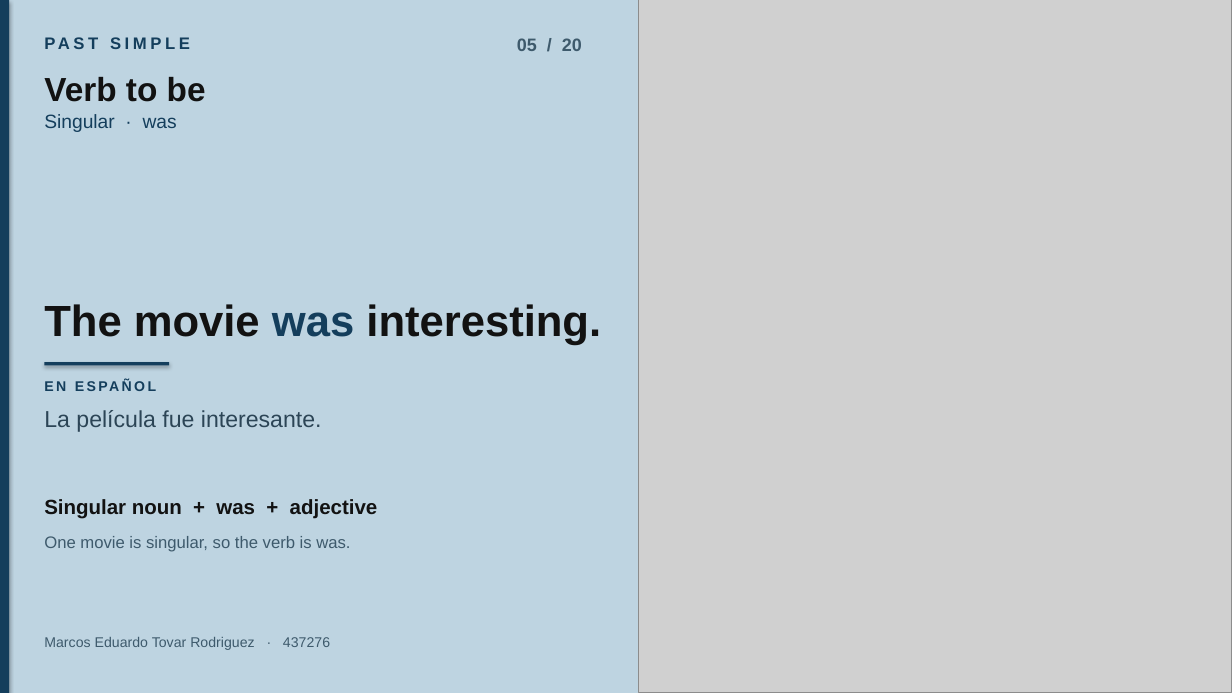
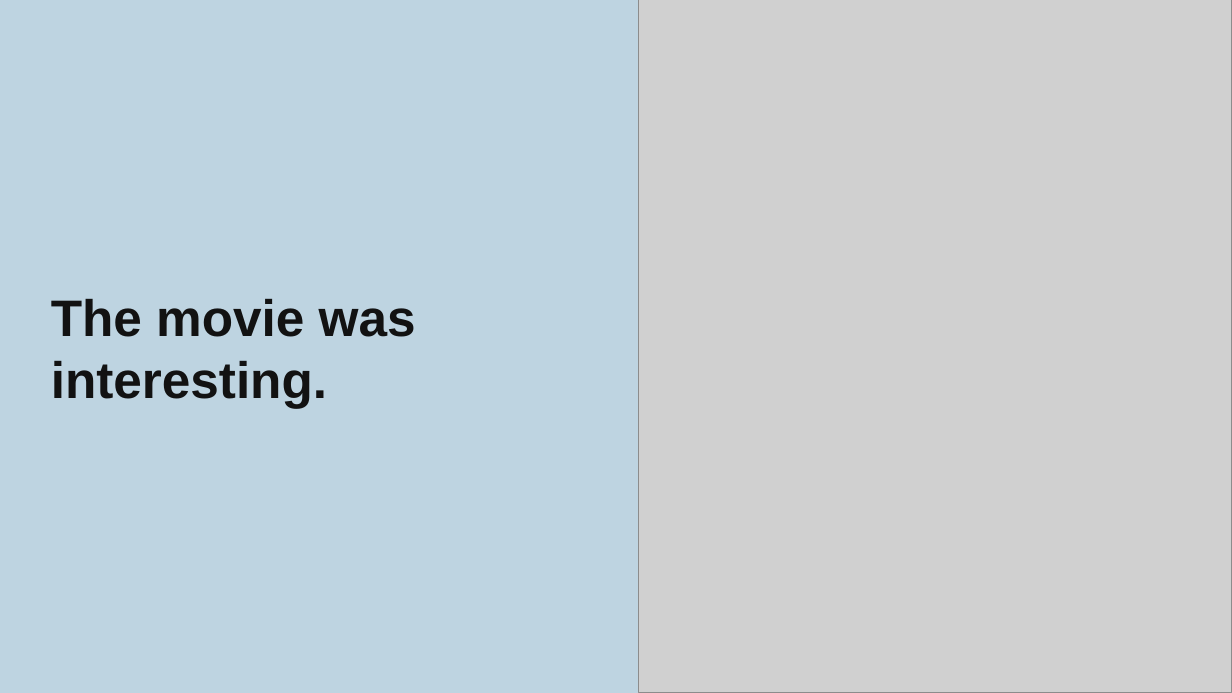
Before and after one commit to etovar-bit/practicaevtetovar, a slide deck: slide 6 of Past_simple_Marcos_Eduardo_Tovar.pptx. Drawn at 1232x693 pixels with LibreOffice and Linux fonts; fonts in the diff are those of the drawing; grey boxes stand for pictures. Boxes give left, top, right and bottom in pixels: in the first picture for what was removed or moved away, otherwise in the second. Text is boxed around its words. In the diff, an @@ line names an element or a change of style, - is before the commit and + after.

```diff
--- a/Past_simple_Marcos_Eduardo_Tovar.pptx
+++ b/Past_simple_Marcos_Eduardo_Tovar.pptx
@@ rectangle removed at box(0, 0, 9, 693) @@
@@ text removed at box(44, 33, 377, 63) @@
-PAST SIMPLE
@@ text removed at box(517, 38, 582, 51) @@
-05 / 20
@@ text removed at box(44, 77, 206, 102) @@
-Verb to be
@@ text removed at box(44, 114, 177, 132) @@
-Singular · was
@@ text "The movie was interesting.": place and size @@
-text "The movie was interesting." at box(44, 304, 601, 345)
+text "The movie was interesting." at box(51, 299, 416, 409)
@@ text "The movie was interesting." at box(51, 299, 416, 409): size 34 to 40 pt; text colour #143E5C to #121212 in "was"; line spacing 0.98 to 1.02; vertical alignment bottom to middle @@
@@ rectangle removed at box(44, 362, 169, 366) @@
@@ text removed at box(44, 377, 580, 401) @@
-EN ESPAÑOL
@@ text removed at box(44, 410, 322, 432) @@
-La película fue interesante.
@@ text removed at box(44, 499, 378, 519) @@
-Singular noun + was + adjective
@@ text removed at box(44, 536, 350, 552) @@
-One movie is singular, so the verb is was.
@@ text removed at box(44, 637, 330, 650) @@
-Marcos Eduardo Tovar Rodriguez · 437276
```
Also in this commit, not shown: 18 other slides changed, 1 slide added, 1 slide removed.
